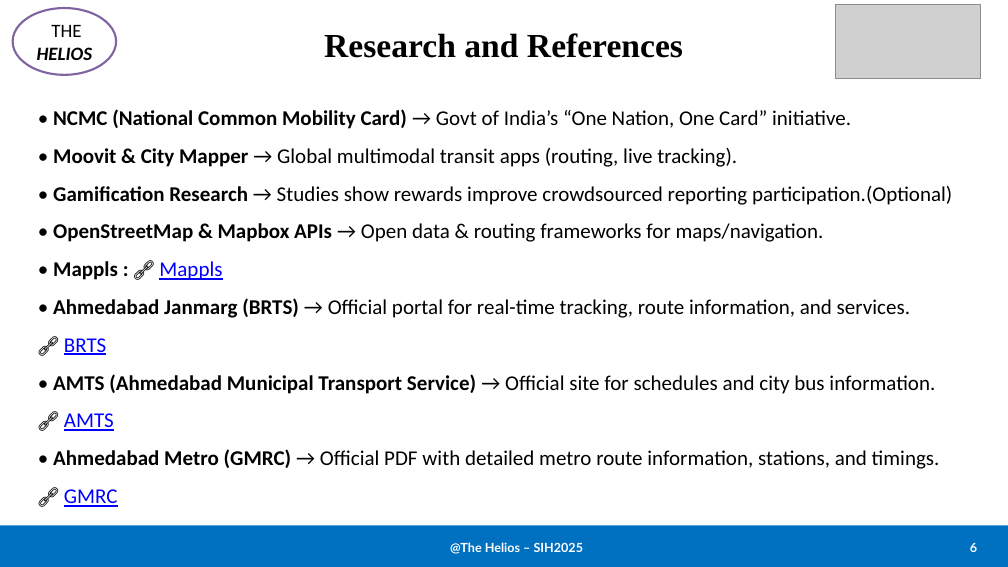
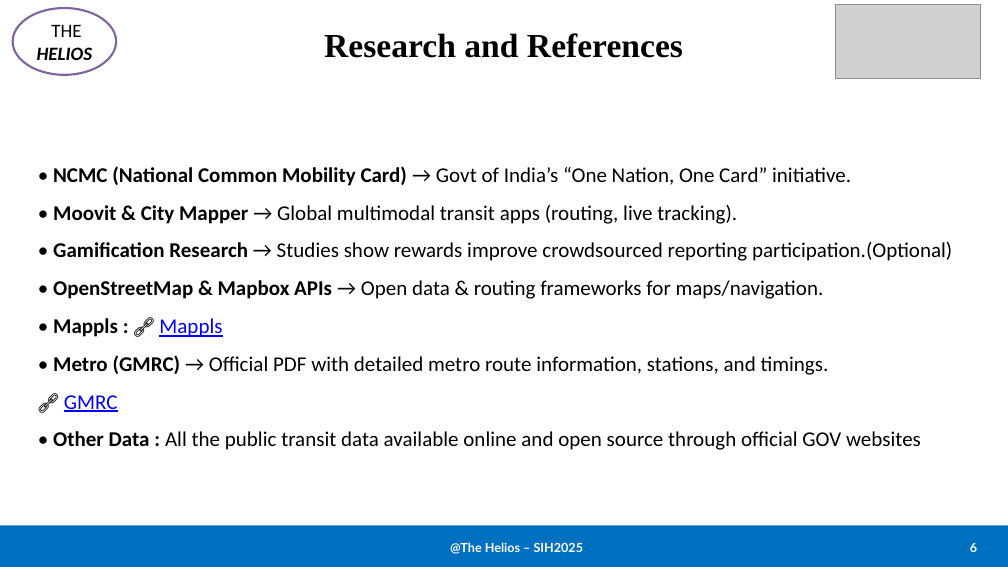
Before and after one commit to vrushal09/SIH_2025, a slide deck: slide 6 of Research/Docs/SIH2025_PPT.pptx. Drawn at 1008x567 pixels with LibreOffice and Linux fonts; fonts in the diff are those of the drawing; grey boxes stand for pictures. Boxes give left, top, right and bottom in pixels: in the first picture for what was removed or moved away, otherwise in the second. Text is boxed around its words. In the diff, an @@ line names an element or a change of style, - is before the commit and + after.

Commit message:
Updated PPT

```diff
--- a/Research/Docs/SIH2025_PPT.pptx
+++ b/Research/Docs/SIH2025_PPT.pptx
@@ text "• NCMC (National Common Mobility ...": place and size @@
-text "• NCMC (National Common Mobility ..." at box(53, 109, 952, 507)
+text "• NCMC (National Common Mobility ..." at box(53, 166, 952, 450)
@@ text at box(53, 318, 921, 450): text changed @@
-• Mappls : 🔗 Mappls
-• Ahmedabad Janmarg (BRTS) → Official portal for real-time tracking, route information, and services.
-🔗 BRTS
-• AMTS (Ahmedabad Municipal Transport Service) → Official site for schedules and city bus information.
-🔗 AMTS
-• Ahmedabad Metro (GMRC) → Official PDF with detailed metro route information, stations, and timings.
-🔗 GMRC
+• Mappls : 🔗 Mappls
+• Metro (GMRC) → Official PDF with detailed metro route information, stations, and timings.
+🔗 GMRC
+• Other Data : All the public transit data available online and open source through official GOV websites
```
Also in this commit, not shown: 1 other slide changed.
